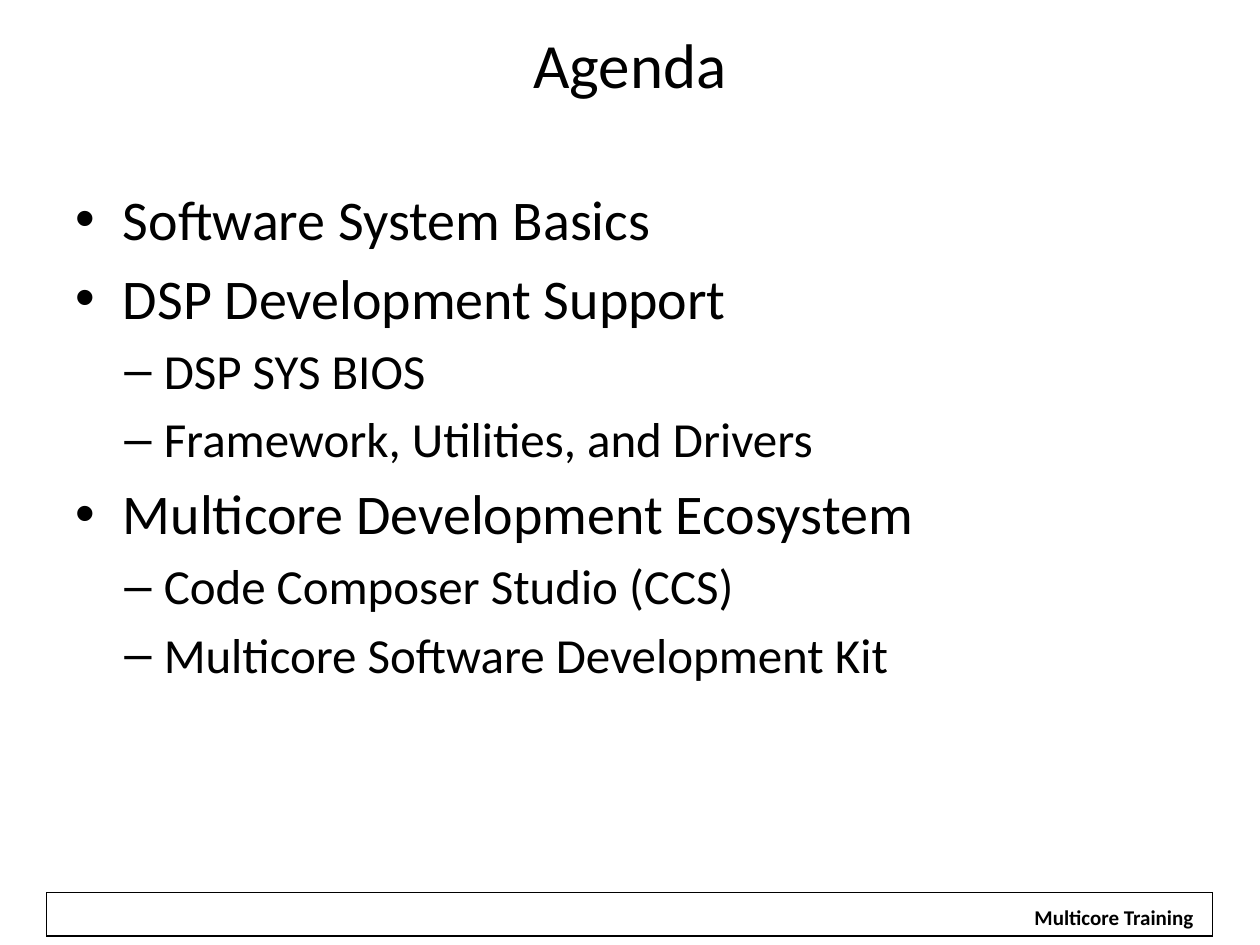
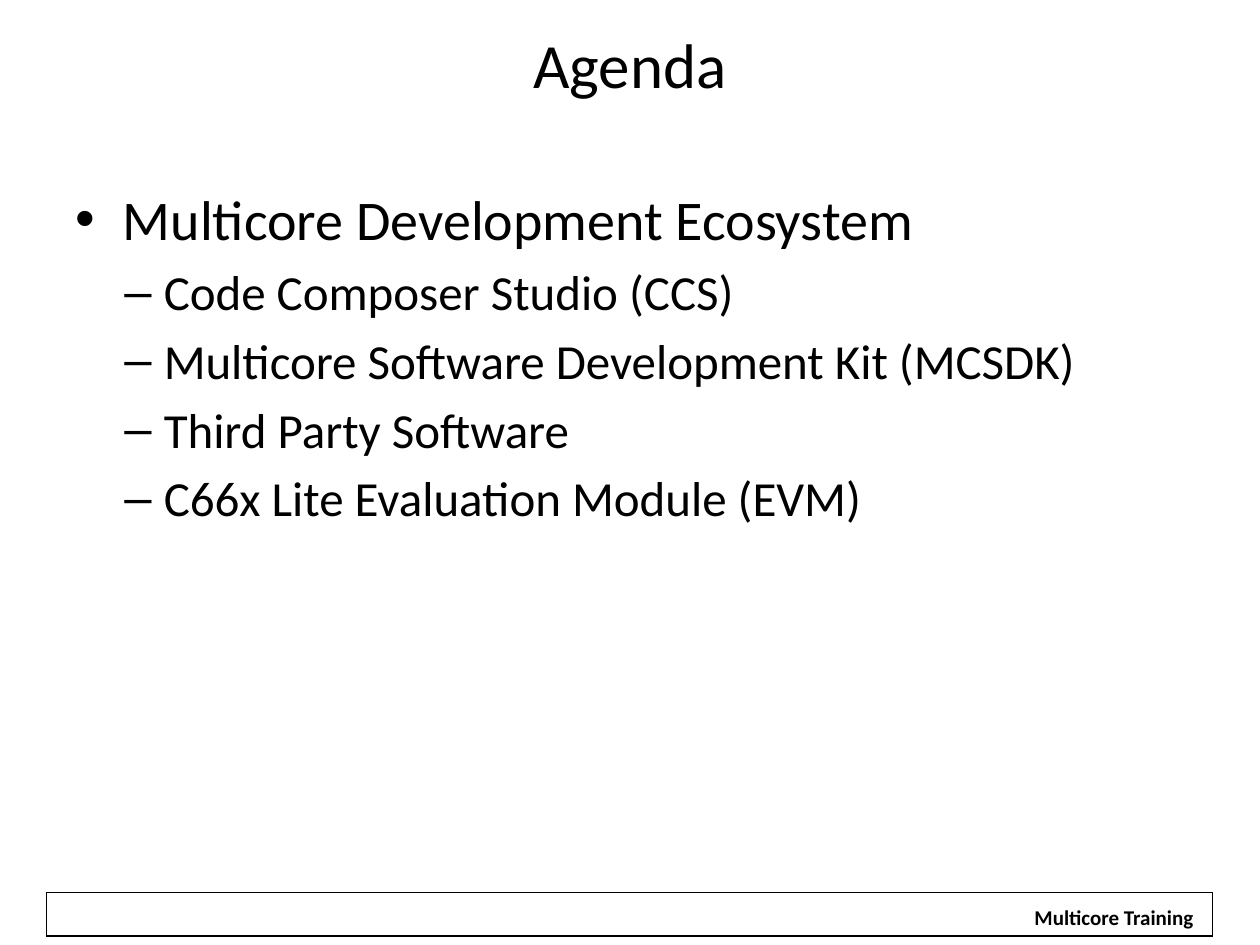
Before and after one commit to hari1989/keystone-workshop, a slide deck: slide 2 of slides/Introduction to KeyStone Software Ecosystem.pptx. Drawn at 1260x945 pixels with LibreOffice and Linux fonts; fonts in the diff are those of the drawing; background and template pictures are left out. Boxes give left, top, right and bottom in pixels: in the first picture for what was removed or moved away, otherwise in the second. Text is boxed around its words. In the diff, an @@ line names an element or a change of style, - is before the commit and + after.

```diff
--- a/slides/Introduction to KeyStone Software Ecosystem.pptx
+++ b/slides/Introduction to KeyStone Software Ecosystem.pptx
@@ text at <box>123,201,813,463</box>: paragraphs removed @@
-• Software System Basics
-• DSP Development Support
-  – DSP SYS BIOS
-  – Framework, Utilities, and Drivers
@@ text at <box>164,343,1075,523</box>: text changed @@
-  – Multicore Software Development Kit
+  – Multicore Software Development Kit (MCSDK)
+  – Third Party Software
+  – C66x Lite Evaluation Module (EVM)
```
Also in this commit, not shown: 4 other slides changed, 2 slides added.
